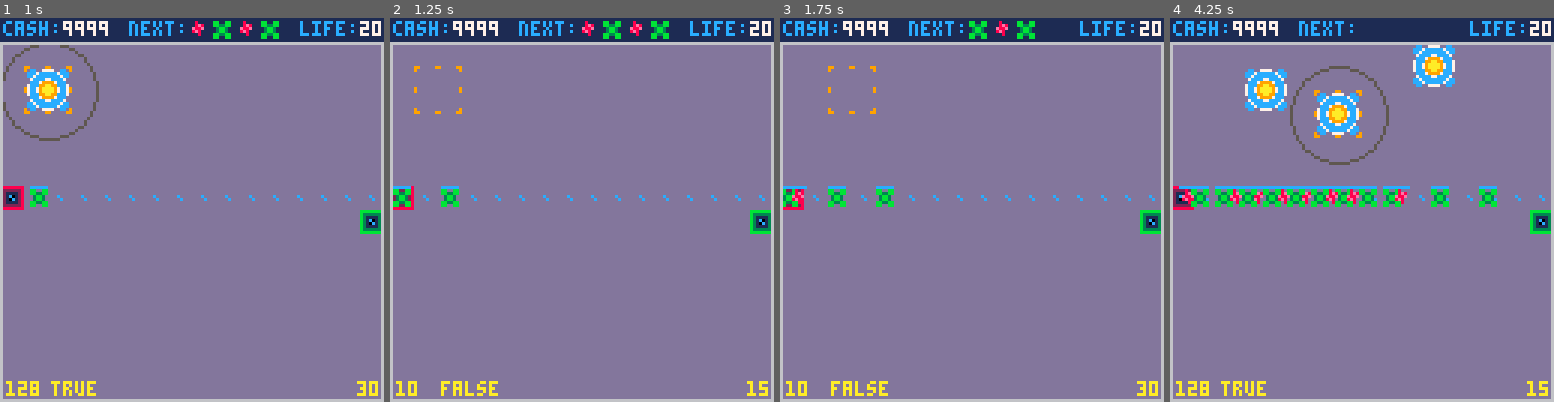
Above: before the commit, frames 1-4 (left to right).
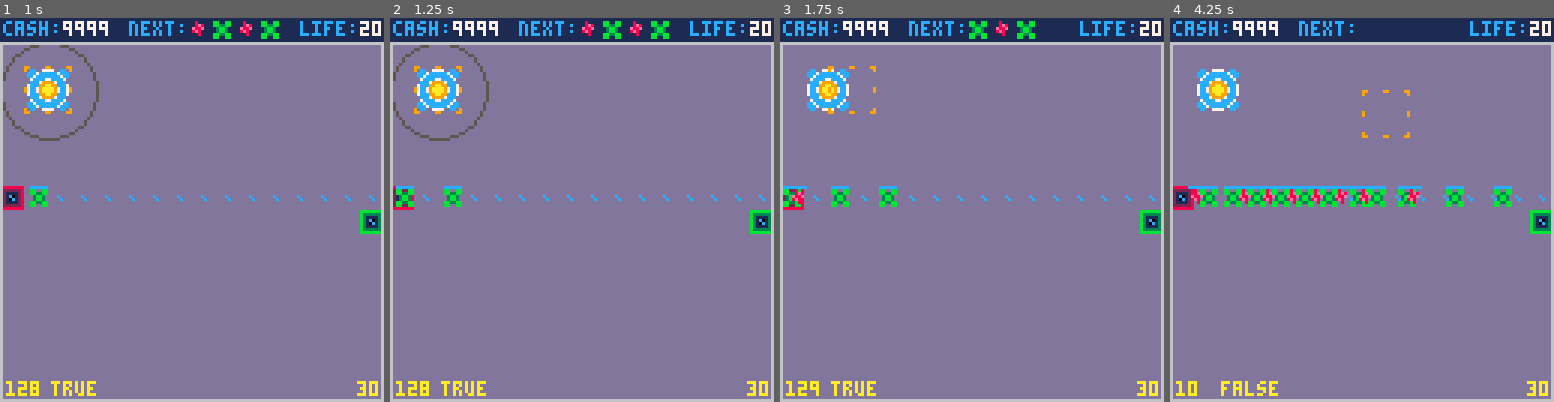
Above: after the commit, the same moments.

Repository: langchr86/pico-bubble-towers
Game: PICO-8 cartridge pico-proto.p8
Same seed, same stepped clock (60 frames per second), same inputs: the game is played once before the commit and once after it.
Inputs:
- Up to frame 1 (1 s): tap X (X key) at 0.33 s; tap O (Z key) at 0.7 s
- Up to frame 2 (1.25 s): tap X (X key) at 1.07 s
- Up to frame 3 (1.75 s): hold Right from 1.6 s (still down); tap O (Z key) at 1.7 s
- Up to frame 4 (4.25 s): tap X (X key) at 1.85, 2.97, 4.08 s; release Right at 2.1 s; tap O (Z key) every 0.4 s from 2.1 to 4.1 s; hold Up 2.15-2.42 s; hold Right 2.47-3.03 s; hold Left 3.08-3.58 s; hold Down 3.63-3.97 s; hold Right from 4.02 s (still down)

Frame 1 is identical in both runs. In frame 2, 2.2% of the frame differs, in the area x 0-99%, y 7-99%; in frame 3, 1.7%; in frame 4, 8.3%, in the area x 2-99%, y 7-99%.

Commit message:
only allow tower placement if no enemies active

Diff:
--- a/session.lua
+++ b/session.lua
@@ -48,6 +48,8 @@
 end
 
 function Session:PlaceTower(cursor)
+  if (self:AnyEnemies()) return
+
   local removed = false
   for tower in all(self.tower_list) do
     if tower.pos == cursor.pos then
@@ -87,6 +89,10 @@
 
     start_point = start_point - diff_point
   end
+end
+
+function Session:AnyEnemies()
+  return #self.enemy_list > 0
 end
 
 function Session:CalculateNewPath()
